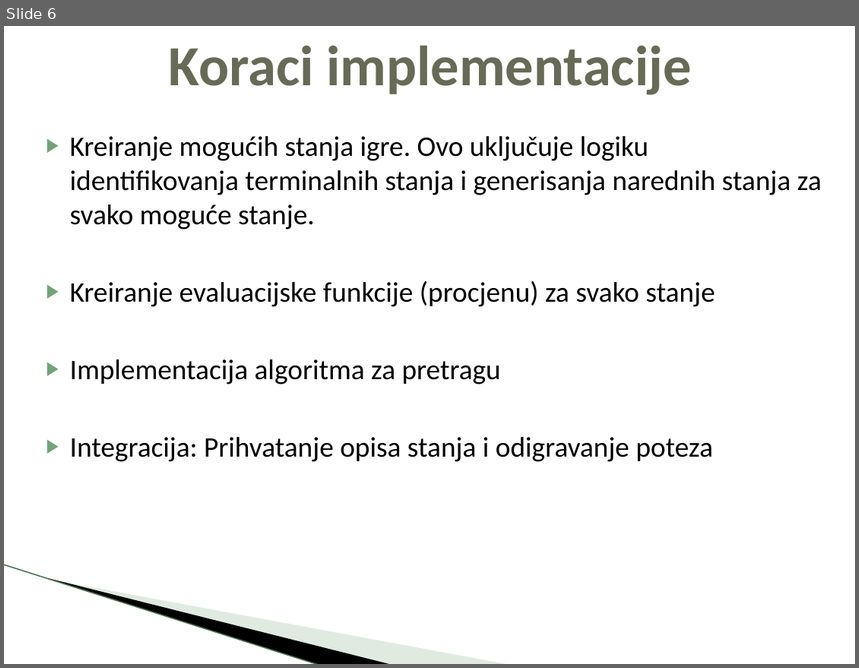
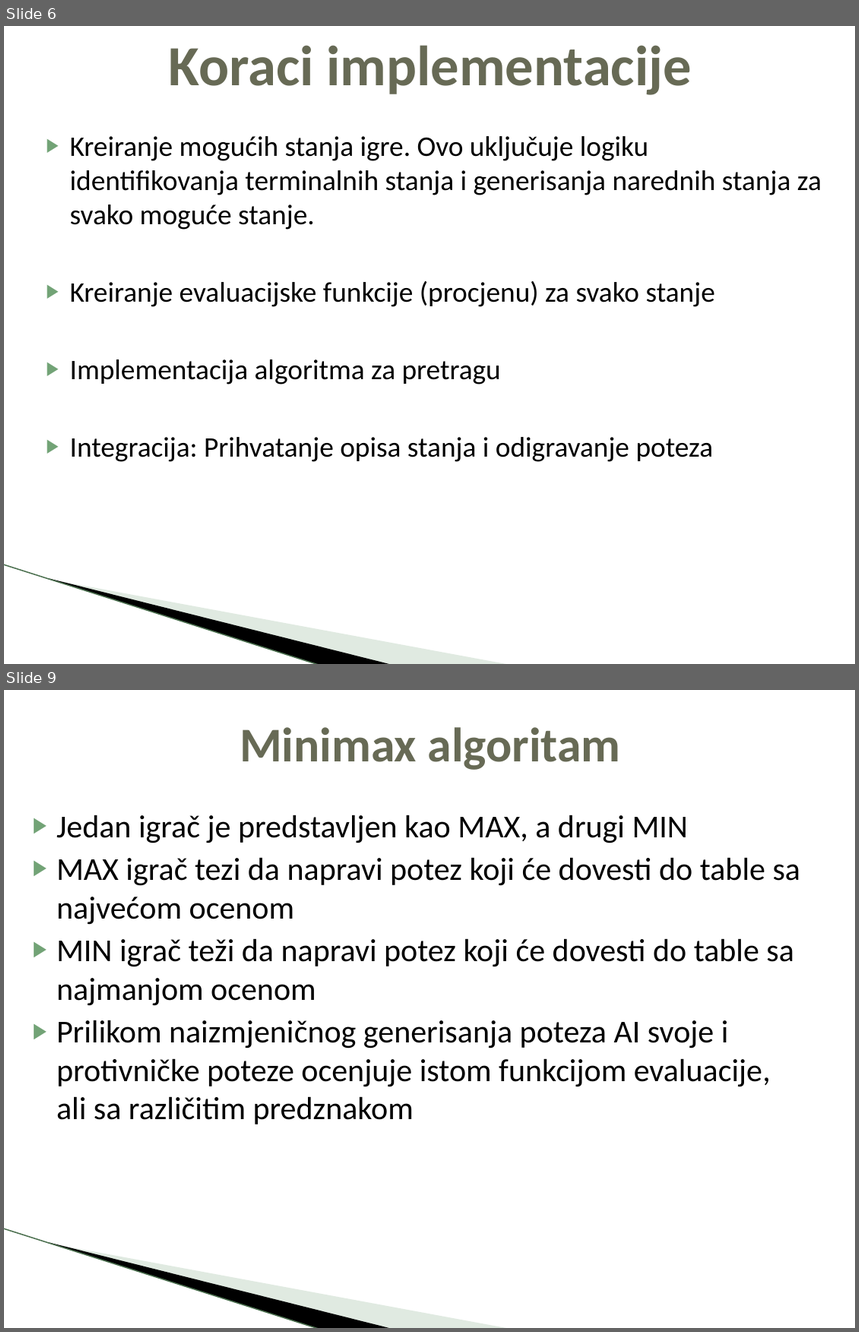
Before and after one commit to boimw/checkers, a slide deck: Projekat-Checkers.pptx. Shown one above the other, each under a label of ours: slide 6 before the commit, slides 6 and 9 after it; the slides between them are not shown. The pictures are 859x668 and 859x1332 pixels, drawn with LibreOffice and Linux fonts; fonts in the diff are those of the drawing; background and template pictures are left out. Boxes give left, top, right and bottom in pixels: in the first picture for what was removed or moved away, otherwise in the second. Text is boxed around its words. In the diff, an @@ line names an element or a change of style, - is before the commit and + after.

```diff
--- a/Projekat-Checkers.pptx
+++ b/Projekat-Checkers.pptx
@@ slide 9 added at bbox=[4, 690, 855, 1328], background #FFFFFF; not listed: 3 template elements that a slide beside it also shows @@
@@ title added at bbox=[240, 727, 621, 770], 41 pt, text #676A55, bold @@
+Minimax algoritam
@@ text added at bbox=[56, 815, 801, 1125], 27 pt, text #000000 @@
+▶ Jedan igrač je predstavljen kao MAX, a drugi MIN
+▶ MAX igrač tezi da napravi potez koji će dovesti do table sa najvećom ocenom
+▶ MIN igrač teži da napravi potez koji će dovesti do table sa najmanjom ocenom
+▶ Prilikom naizmjeničnog generisanja poteza AI svoje i protivničke poteze ocenjuje istom funkcijom evaluacije, ali sa različitim predznakom
```
Also in this commit, not shown: 8 slides changed, 11 other slides added, 3 slides removed, 15 other files.
